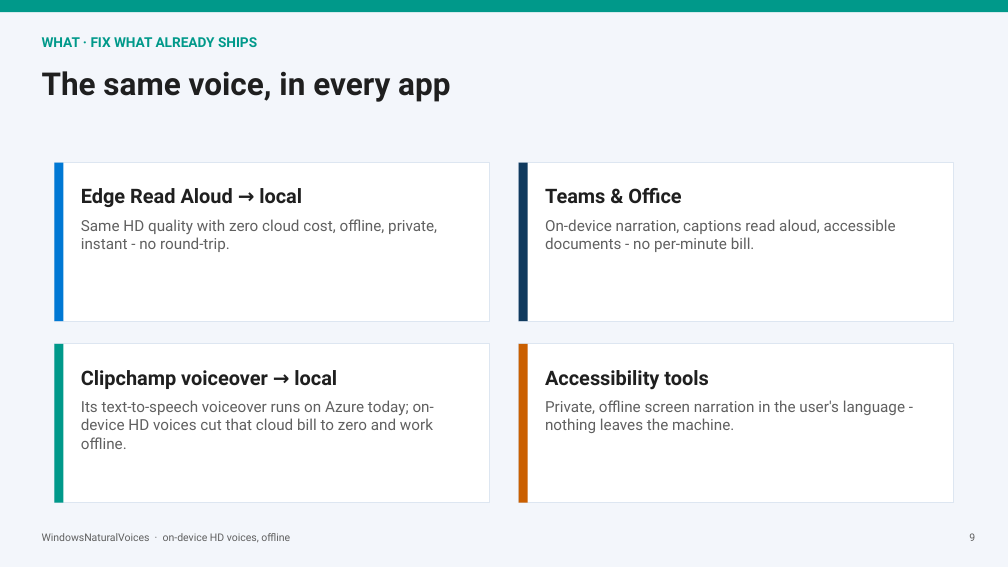
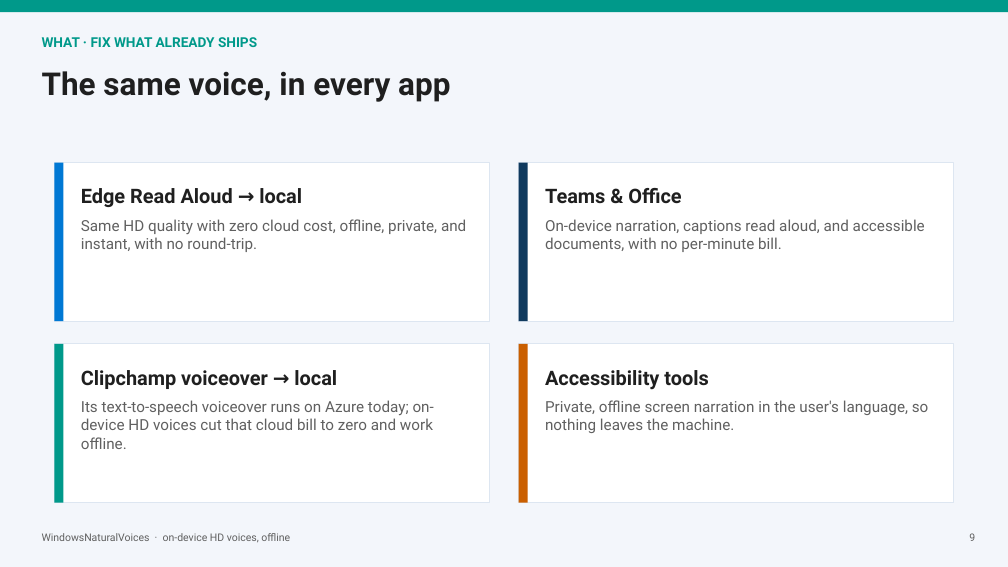
Before and after one commit to aclinick/claros, a slide deck: slide 9 of docs/pitch/live-voiceover.pptx. Drawn at 1008x567 pixels with LibreOffice and Linux fonts; fonts in the diff are those of the drawing. Boxes give left, top, right and bottom in pixels: in the first picture for what was removed or moved away, otherwise in the second. Text is boxed around its words. In the diff, an @@ line names an element or a change of style, - is before the commit and + after.

```diff
--- a/docs/pitch/live-voiceover.pptx
+++ b/docs/pitch/live-voiceover.pptx
@@ text at [81,219,466,252]: text changed @@
-Same HD quality with zero cloud cost, offline, private, instant - no round-trip.
+Same HD quality with zero cloud cost, offline, private, and instant, with no round-trip.
@@ text at [545,219,925,252]: text changed @@
-On-device narration, captions read aloud, accessible documents - no per-minute bill.
+On-device narration, captions read aloud, and accessible documents, with no per-minute bill.
@@ text at [545,400,929,433]: text changed @@
-Private, offline screen narration in the user's language - nothing leaves the machine.
+Private, offline screen narration in the user's language, so nothing leaves the machine.
```
Also in this commit, not shown: 13 other slides changed, 10 other files.
